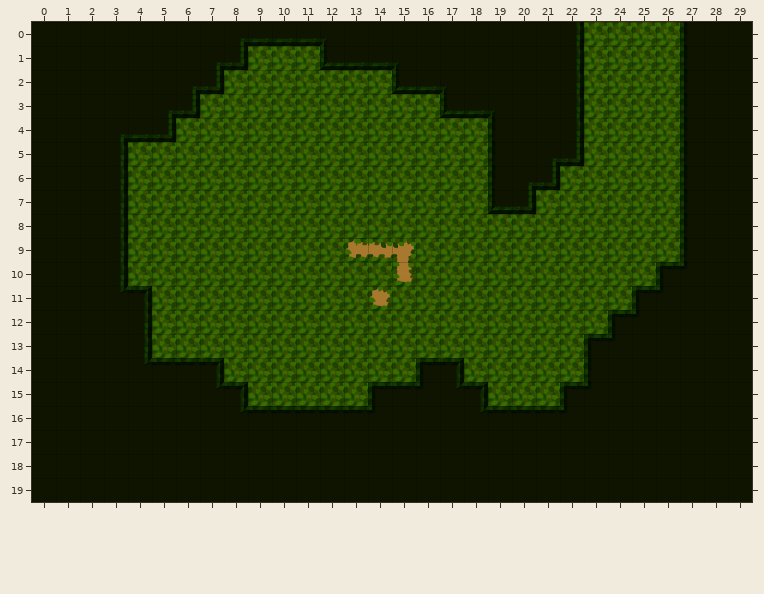
Tiled map (JSON) -- public/map/forest5.json. The picture above is the old version.
Cells are 32x32 px. Shown: x 0..29, y 0..19.
And afterwards:
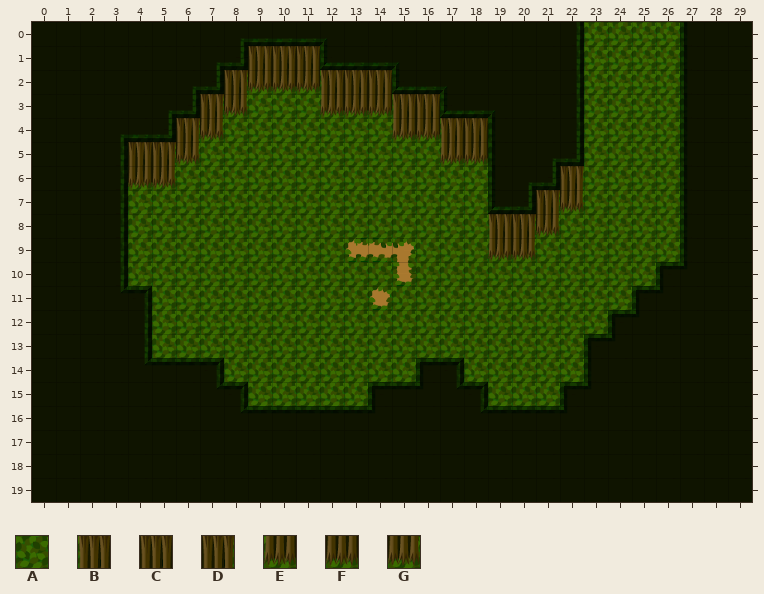
Key: from "forest": A 1, B 8, C 9, D 10, E 16, F 17, G 18.
_ is an empty cell.
From old to new:
Layer "layer1":
Tile A becomes tile B in row 2 at x 12; in row 3 at x 15; in row 4 at x 17; in row 8 at x 19.
Tile A becomes tile C in row 1 at x 9 to 11; in row 2 at x 13 to 14; in row 3 at x 16; in row 4 at x 18; in row 5 at x 4.
Tile A becomes tile D in row 2 at x 8; in row 3 at x 7; in row 4 at x 6; in row 5 at x 5; in row 6 at x 22; in row 7 at x 21.
Tile A becomes tile D in row 8 at x 20.
Tile A becomes tile E in row 3 at x 12; in row 4 at x 15; in row 5 at x 17; in row 9 at x 19.
Tile A becomes tile F in row 2 at x 9 to 11; in row 3 at x 13 to 14; in row 4 at x 16; in row 5 at x 18; in row 6 at x 4.
Tile A becomes tile G in row 3 at x 8; in row 4 at x 7; in row 5 at x 6; in row 6 at x 5; in row 7 at x 22; in row 8 at x 21.
Tile A becomes tile G in row 9 at x 20.
Pixel boxes of the changes (left, top, right, bottom) in both pictures:
changed: (128, 46, 488, 189)
changed: (488, 166, 584, 261)
